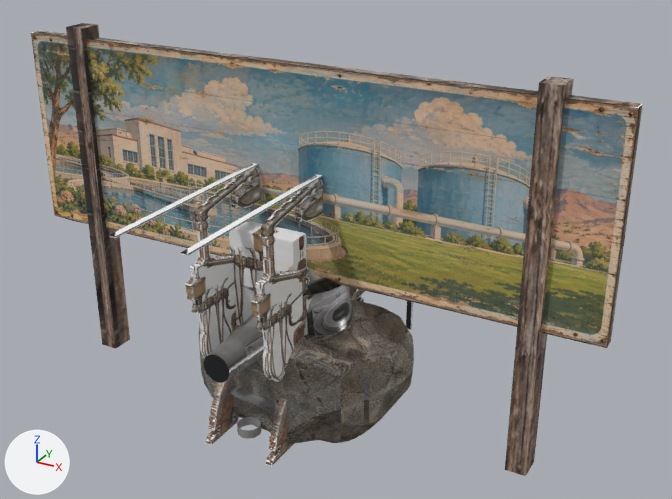
One commit to the glTF model public/assets/models/wasteland/town/peace-props.glb: the scene before it, then after it.
The view is the same before and after, from a 50 mm camera at (5.68, -9.19, 6.91) aimed at (0.5, 0.23, 2.2). The lights are fixed; the arrows at lower left show +X, +Y and +Z. The older version comes first. Where no turn or scale is listed for an object, it has been applied to the vertices. Vertices at exactly the same position are counted once.

In view in the first picture: 'gunn-rock:photo-carved-boulder', 'gunn-turret:base-bolt-1', 'gunn-turret:single-barrel', 'gunn-turret:turned-dome', 'kettles-chair:solid-backrest', 'kettles-chair:traced-frame-+0.45', 'kettles-chair:traced-frame--0.45', 'mirage-billboard:painted-board', 'mirage-billboard:rough-pole-left', 'mirage-billboard:rough-pole-right'.
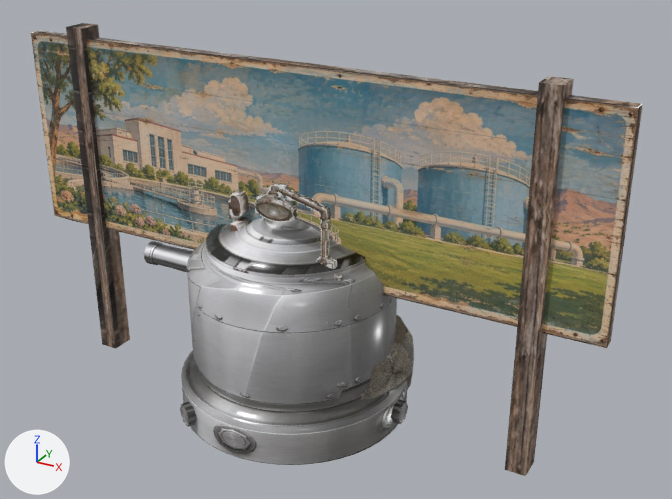
Where the change shows, as pixel boxes (x1, y1, x2, y2) in the pictures (672 x 499 px):
'gunn-turret:turned-body', added
    after: (181, 218, 407, 465)
'kettles-chair:traced-frame-+0.45', deleted
    before: (181, 175, 413, 466)
'kettles-chair:traced-frame--0.45', deleted
    before: (109, 163, 361, 445)
'kettles-chair:solid-backrest', deleted
    before: (229, 221, 307, 326)
'gunn-turret:single-barrel', reshaped
    before: (204, 315, 264, 382)
    after: (144, 241, 193, 272)
'kettles-chair:body', added
    after: (228, 183, 343, 281)
'gunn-turret:turned-dome', deleted
    before: (227, 269, 353, 408)
'gunn-turret:base-bolt-1', reshaped
    before: (237, 417, 261, 439)
    after: (391, 399, 408, 424)
'gunn-turret:base-bolt-3', reshaped (not visible before)
    after: (180, 402, 197, 427)
part 1 of me_gunn_turret_base_bolt_1, deleted
    before: (237, 417, 261, 439)
part 2 of me_gunn_turret_base_bolt_1, added
    after: (391, 399, 408, 424)
part 4 of me_gunn_turret_single_barrel, added
    after: (144, 241, 193, 272)
part 5 of me_gunn_turret_single_barrel, deleted
    before: (204, 315, 264, 382)
'gunn-rock:photo-carved-boulder', unchanged, covered by the edit
    before: (199, 300, 414, 443)
    after: (361, 315, 414, 399)

Patch to the scene script:
```diff
--- a/public/assets/models/wasteland/town/peace-props.glb.py
+++ b/public/assets/models/wasteland/town/peace-props.glb.py
@@ me_gunn_turret_base_bolt_1 @@
-me_gunn_turret_base_bolt_1.from_pydata(...)  # 24 vertices, 24 faces; spans x -0.15..0.15, y -1.27..-0.97, z 0.12..0.24
-me_gunn_turret_base_bolt_1.materials.append(mat_photo___peace_turret_front)  # picture img_peace_turret_front
+me_gunn_turret_base_bolt_1.from_pydata(...)  # 13 vertices, 18 faces; spans x 1.467..1.597, y -0.15..0.15, z 0.128..0.388
+# me_gunn_turret_base_bolt_1 part 1: 24 vertices removed from x -0.15..0.15, y -1.27..-0.97, z 0.12..0.24
+# me_gunn_turret_base_bolt_1 part 2: 13 vertices added at x 1.467..1.597, y -0.15..0.15, z 0.128..0.388
+me_gunn_turret_base_bolt_1.materials.append(mat_photo___peace_turret_side)  # picture img_peace_turret_side
@@ me_gunn_turret_base_bolt_3 @@
-me_gunn_turret_base_bolt_3.from_pydata(...)  # 24 vertices, 24 faces; spans x 0.82..1.12, y 0.41..0.71, z 0.12..0.24
-me_gunn_turret_base_bolt_3.materials.append(mat_photo___peace_turret_front)  # picture img_peace_turret_front
+me_gunn_turret_base_bolt_3.from_pydata(...)  # 13 vertices, 18 faces; spans x -0.928..-0.604, y -1.458..-1.196, z 0.128..0.388
+# me_gunn_turret_base_bolt_3 part 3: 13 vertices added at x -0.928..-0.604, y -1.458..-1.196, z 0.128..0.388
+# other edits to the shape of me_gunn_turret_base_bolt_3 do not show in these pictures
+me_gunn_turret_base_bolt_3.materials.append(mat_photo___peace_turret_side)  # picture img_peace_turret_side
@@ me_gunn_turret_single_barrel @@
-me_gunn_turret_single_barrel.from_pydata(...)  # 129 vertices, 224 faces; spans x -0.32..0.32, y -1.72..0.0, z 1.03..1.67
+me_gunn_turret_single_barrel.from_pydata(...)  # 785 vertices, 1540 faces; spans x -2.31..-0.76, y -0.36..0.36, z 1.3..2.01
+# me_gunn_turret_single_barrel part 4: 785 vertices added at x -2.31..-0.76, y -0.36..0.36, z 1.3..2.01
+# me_gunn_turret_single_barrel part 5: 129 vertices removed from x -0.32..0.32, y -1.72..0.0, z 1.03..1.67
 me_gunn_turret_single_barrel.materials.append(mat_photo___peace_turret_side)
@@ ob_gunn_turret_turned_dome @@
-ob_gunn_turret_turned_dome = bpy.data.objects.new('gunn-turret:turned-dome', me_gunn_turret_turned_dome)
@@ ob_kettles_chair_solid_backrest @@
-ob_kettles_chair_solid_backrest = bpy.data.objects.new('kettles-chair:solid-backrest', me_kettles_chair_solid_backrest)
@@ ob_kettles_chair_traced_frame__0_45 @@
-ob_kettles_chair_traced_frame__0_45 = bpy.data.objects.new('kettles-chair:traced-frame-+0.45', me_kettles_chair_traced_frame__0_45)
@@ ob_kettles_chair_traced_frame__0_45_1 @@
-ob_kettles_chair_traced_frame__0_45_1 = bpy.data.objects.new('kettles-chair:traced-frame--0.45', me_kettles_chair_traced_frame__0_45_1)
@@ ob_kettles_chair_body @@
+ob_kettles_chair_body = bpy.data.objects.new('kettles-chair:body', me_kettles_chair_body)  # 3036 vertices, 5988 faces; spans x -1.04..0.99, y -0.58..0.46, z -0.08..3.25; in mat_photo___peace_chair_side (picture img_peace_chair_side)
+ob_kettles_chair_body.location = (0.0, 0.0, 0.0)
@@ ob_gunn_turret_turned_body @@
+ob_gunn_turret_turned_body = bpy.data.objects.new('gunn-turret:turned-body', me_gunn_turret_turned_body)  # 638 vertices, 1200 faces; spans x -1.5..1.5, y -1.5..1.5, z 0.0..2.66; in mat_photo___peace_turret_side (picture img_peace_turret_side), mat_photo___peace_turret_top (picture img_peace_turret_top)
+ob_gunn_turret_turned_body.location = (0.0, 0.0, 0.0)
```
